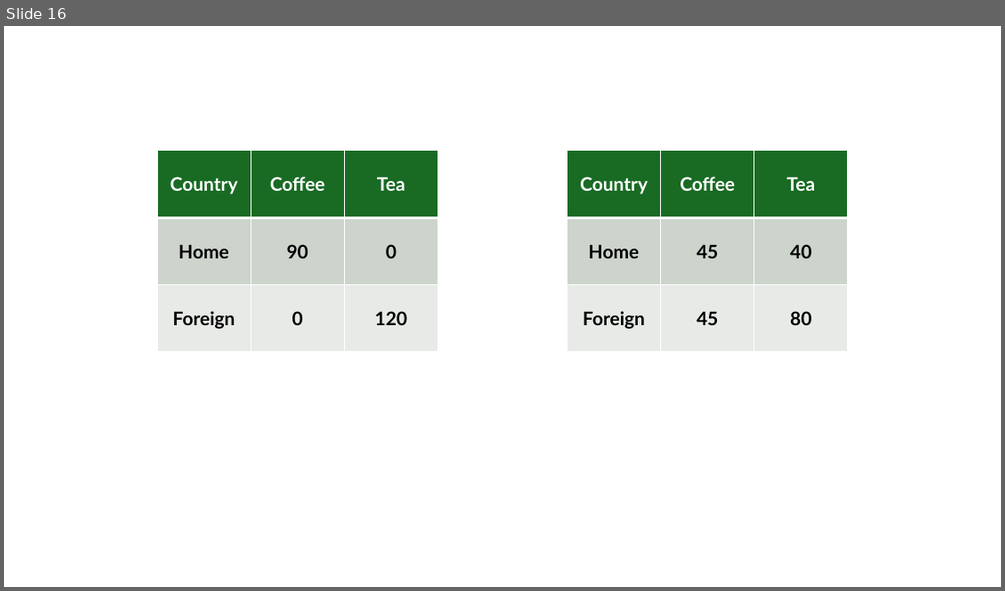
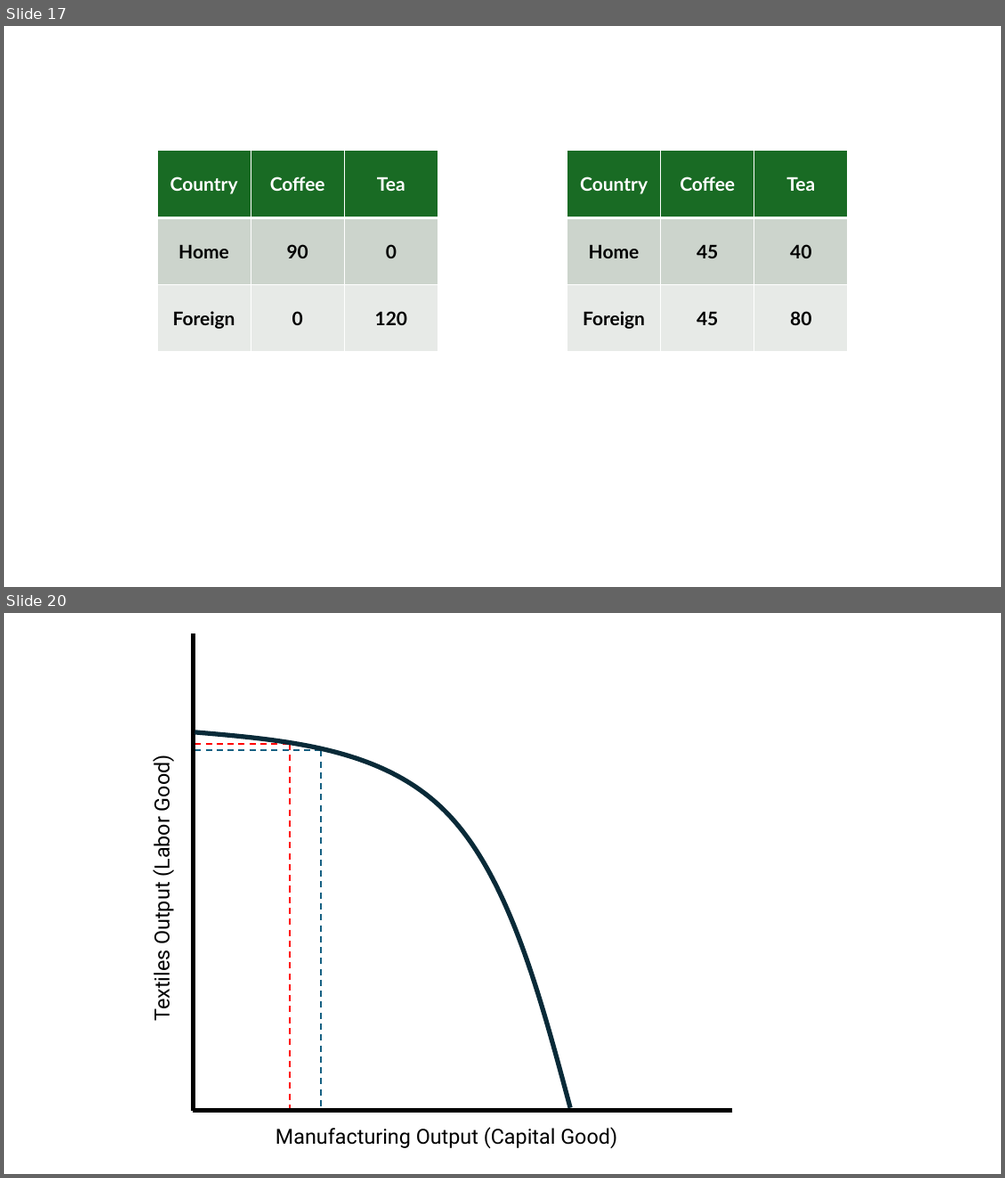
Before and after one commit to jrojas1003/EC-380-Intl-Econ-Issues, a slide deck: Slides/graph-creator.pptx. Shown one above the other, each under a label of ours: slide 16 before the commit, slides 17 and 20 after it; the slides between them are not shown. The pictures are 1005x591 and 1005x1178 pixels, drawn with LibreOffice and Linux fonts; fonts in the diff are those of the drawing. Boxes give left, top, right and bottom in pixels: in the first picture for what was removed or moved away, otherwise in the second. Text is boxed around its words. In the diff, an @@ line names an element or a change of style, - is before the commit and + after.

```diff
--- a/Slides/graph-creator.pptx
+++ b/Slides/graph-creator.pptx
@@ slide 20 added at (4, 613, 1001, 1174), background #FFFFFF @@
@@ line added from (194, 633) to (194, 1111), #000000 4.5 pt @@
@@ line added from (194, 744) to (290, 744), #FF0000 1.5 pt dashed @@
@@ freeform shape added at (194, 732, 570, 1107), outline #092A39 4.5 pt @@
@@ line added from (290, 744) to (290, 1111), #FF0000 1.5 pt dashed @@
@@ text added at (147, 760, 175, 1019), 20 pt, text #000000 @@
+Textiles Output (Labor Good)
@@ line added from (194, 751) to (321, 751), #156082 1.5 pt dashed @@
@@ line added from (321, 751) to (321, 1107), #156082 1.5 pt dashed @@
@@ line added from (732, 1111) to (193, 1111), #000000 4.5 pt @@
@@ text added at (275, 1127, 617, 1148), 20 pt, text #000000 @@
+Manufacturing Output (Capital Good)
@@ what was slide 16 is now slide 17 @@
```
Also in this commit, not shown: 8 other slides added.
